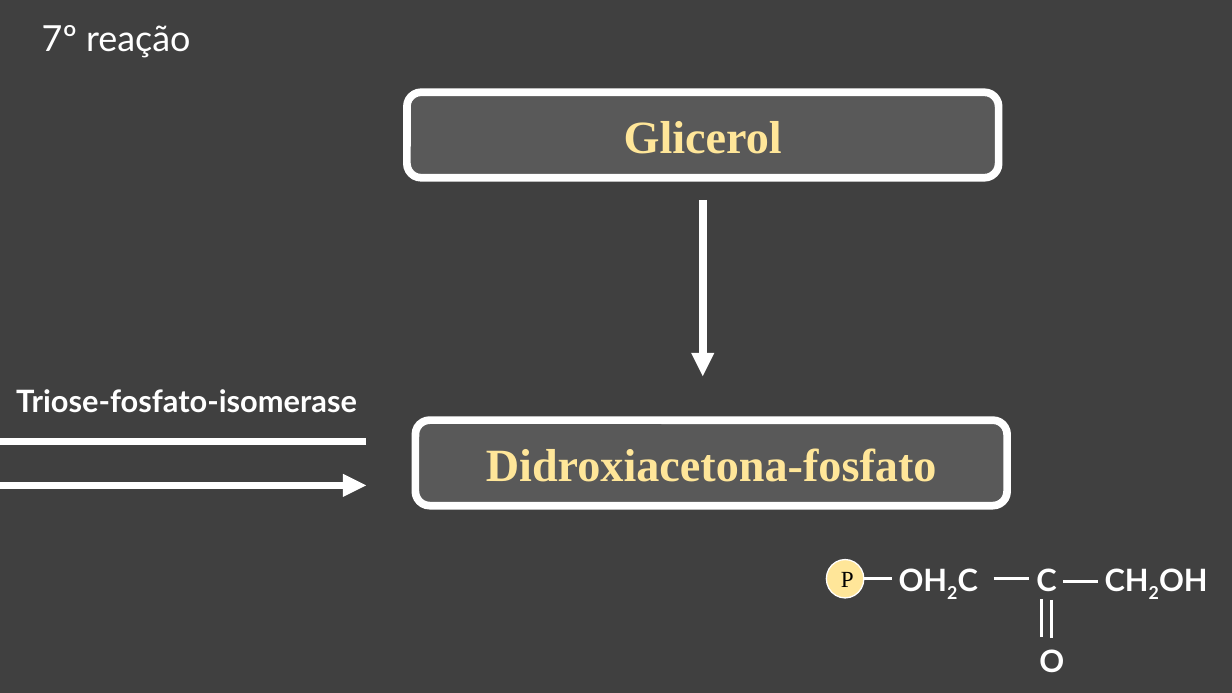
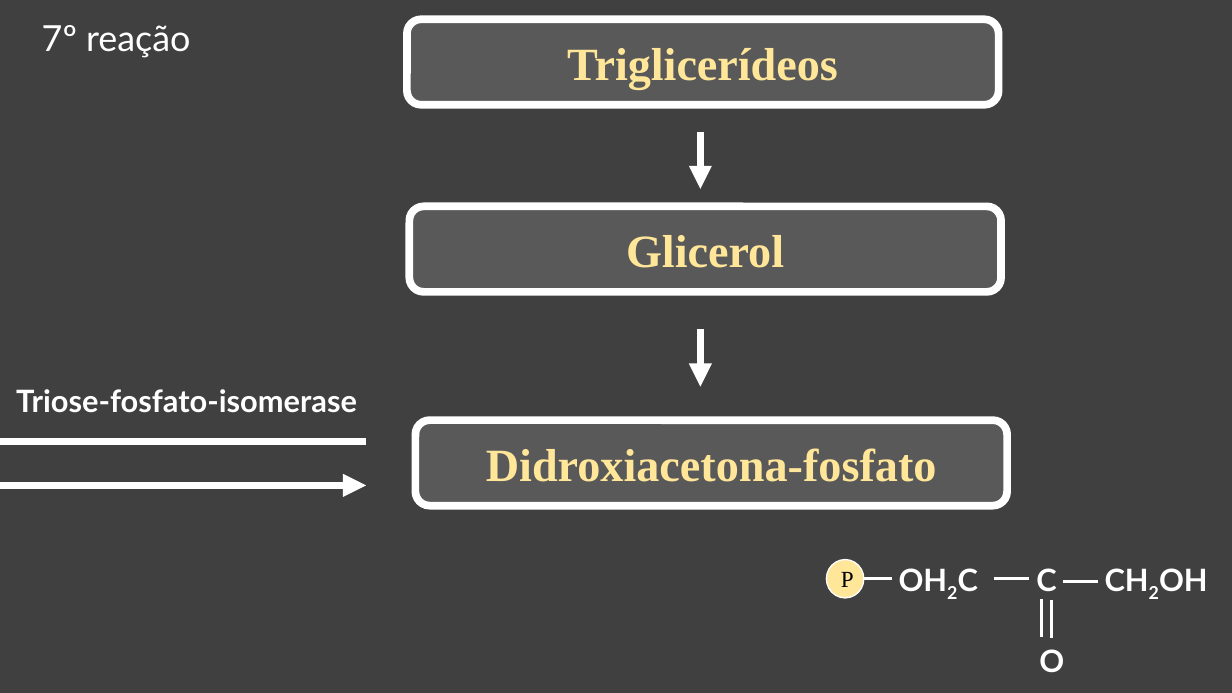
Before and after one commit to daniloasdotcom/Bioquimica-com-Danilo, a slide deck: slide 11 of static/aulas/vias_fermentativas_gliconeogenese_glicogenese _glicogenolise.pptx. Drawn at 1232x693 pixels with LibreOffice and Linux fonts; fonts in the diff are those of the drawing. Boxes give left, top, right and bottom in pixels: in the first picture for what was removed or moved away, otherwise in the second. Text is boxed around its words. In the diff, an @@ line names an element or a change of style, - is before the commit and + after.

```diff
--- a/static/aulas/vias_fermentativas_gliconeogenese_glicogenese _glicogenolise.pptx
+++ b/static/aulas/vias_fermentativas_gliconeogenese_glicogenese _glicogenolise.pptx
@@ rounded rectangle added at [407, 19, 998, 105], fill #595959, outline #FFFFFF 6 pt, 36 pt, text #FFE699, bold @@
+Triglicerídeos
@@ arrow added from (701, 132) to (701, 189), #FFFFFF 6 pt @@
@@ rounded rectangle "Glicerol": place and size @@
-rounded rectangle "Glicerol" at [407, 92, 998, 178]
+rounded rectangle "Glicerol" at [409, 206, 1001, 292]
@@ arrow moved from (703, 200) - (703, 376) to (701, 329) - (701, 386) @@
```
Also in this commit, not shown: 2 other files.
